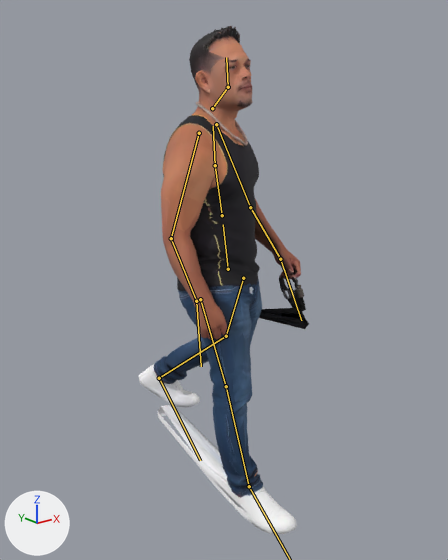
Renders of the glTF model client/assets/citizens/keys-portrait.gltf from each side of a commit.
One viewpoint serves both versions: a camera (50 mm lens) standing at (-1.423, -1.799, 1.569) and looking at (0.03, 0.017, 0.843). The lights are fixed; the arrows at lower left show +X, +Y and +Z. The older version comes first. Both versions are drawn at frame 20 of the action 'Walk'; the numbers are the values there. The bones that bend it are drawn over the model as lines.

Objects in the first picture: 'keys-portrait'.
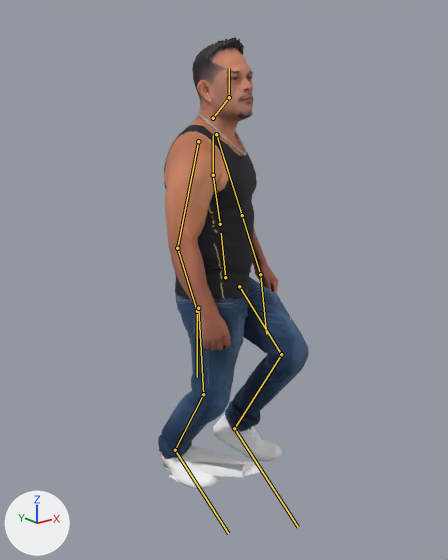
Boxes (x1, y1, x2, y2) around the edits, measured in the pictures (448 x 560 px):
'keys-portrait', posed (11% narrower, 11% shorter)
    before: (139, 26, 309, 534)
    after: (158, 37, 309, 489)
bone 'hips', root to tip
    before: (228, 269) to (223, 224)
    after: (225, 277) to (221, 233)
bone 'spine', root to tip
    before: (222, 215) to (215, 165)
    after: (220, 224) to (213, 175)
bone 'chest', root to tip
    before: (215, 165) to (213, 126)
    after: (213, 175) to (213, 135)
bone 'upperarm.L', root to tip
    before: (216, 124) to (250, 207)
    after: (216, 134) to (242, 215)
bone 'forearm.L', root to tip
    before: (250, 207) to (280, 259)
    after: (242, 215) to (260, 274)
bone 'upperarm.R', root to tip
    before: (199, 133) to (171, 238)
    after: (198, 141) to (177, 248)
bone 'forearm.R', root to tip
    before: (171, 238) to (196, 301)
    after: (177, 248) to (197, 311)
bone 'thigh.L', root to tip
    before: (243, 278) to (226, 336)
    after: (239, 286) to (281, 354)
bone 'shin.L', root to tip
    before: (226, 336) to (159, 378)
    after: (281, 354) to (234, 428)
bone 'foot.L', root to tip
    before: (159, 378) to (200, 460)
    after: (234, 428) to (298, 527)
bone 'thigh.R', root to tip
    before: (200, 299) to (226, 386)
    after: (198, 308) to (203, 394)
bone 'shin.R', root to tip
    before: (226, 386) to (249, 486)
    after: (203, 394) to (175, 450)

What changed in the scene script:
```text
Change bone_hips:
    where bone_hips = bpy.data.objects['keys-portrait_rig'].pose.bones['hips']
    bone_hips.location: (0.0, -0.019, 0.0) -> (-0.006, -0.051, -0.013)
    bone_hips.rotation_quaternion: (0.999, 0.0, -0.038, 0.0) -> (1.0, 0.001, -0.019, -0.005)  # degrees (0, -4, 0) -> degrees (0, -2, -1)
Change bone_spine:
    where bone_spine = bpy.data.objects['keys-portrait_rig'].pose.bones['spine']  # child of 'hips'
    bone_spine.rotation_quaternion: (1.0, 0.026, 0.0, 0.0) -> (1.0, 0.017, 0.0, 0.0)  # degrees (3, 0, 0) -> degrees (2, 0, 0)
Change bone_chest:
    where bone_chest = bpy.data.objects['keys-portrait_rig'].pose.bones['chest']  # child of 'spine'
    bone_chest.rotation_quaternion: (0.999, 0.0, 0.053, 0.0) -> (1.0, 0.006, 0.027, -0.007)  # degrees (0, 6, 0) -> degrees (1, 3, -1)
Change bone_upperarm_l:
    where bone_upperarm_l = bpy.data.objects['keys-portrait_rig'].pose.bones['upperarm.L']  # child of 'chest'
    bone_upperarm_l.rotation_quaternion: (0.995, -0.098, 0.0, 0.0) -> (-0.998, 0.054, 0.028, 0.0)  # degrees (-11, 0, 0) -> degrees (-6, -3, 0)
Change bone_forearm_l:
    where bone_forearm_l = bpy.data.objects['keys-portrait_rig'].pose.bones['forearm.L']  # child of 'upperarm.L'
    bone_forearm_l.rotation_quaternion: (0.983, -0.182, 0.0, 0.0) -> (0.999, -0.041, -0.002, 0.0)  # degrees (-21, 0, 0) -> degrees (-5, 0, 0)
Change bone_upperarm_r:
    where bone_upperarm_r = bpy.data.objects['keys-portrait_rig'].pose.bones['upperarm.R']  # child of 'chest'
    bone_upperarm_r.rotation_quaternion: (0.995, 0.098, 0.0, 0.0) -> (1.0, -0.004, 0.001, 0.0)  # degrees (11, 0, 0) -> degrees (0, 0, 0)
Change bone_forearm_r:
    where bone_forearm_r = bpy.data.objects['keys-portrait_rig'].pose.bones['forearm.R']  # child of 'upperarm.R'
    bone_forearm_r.rotation_quaternion: (0.993, -0.122, 0.0, 0.0) -> (1.0, 0.0, 0.0, 0.0)  # degrees (-14, 0, 0) -> degrees (0, 0, 0)
Change bone_thigh_l:
    where bone_thigh_l = bpy.data.objects['keys-portrait_rig'].pose.bones['thigh.L']  # child of 'hips'
    bone_thigh_l.rotation_quaternion: (0.984, 0.18, 0.0, 0.0) -> (-0.866, 0.499, 0.0, -0.032)  # degrees (21, 0, 0) -> degrees (-60, 2, 3)
Change bone_shin_l:
    where bone_shin_l = bpy.data.objects['keys-portrait_rig'].pose.bones['shin.L']  # child of 'thigh.L'
    bone_shin_l.rotation_quaternion: (0.996, 0.089, 0.0, 0.0) -> (0.821, 0.57, 0.0, -0.014)  # degrees (10, 0, 0) -> degrees (70, 1, -1)
Change bone_foot_l:
    where bone_foot_l = bpy.data.objects['keys-portrait_rig'].pose.bones['foot.L']  # child of 'shin.L'
    bone_foot_l.rotation_quaternion: (0.969, -0.246, 0.0, 0.0) -> (0.965, 0.002, -0.168, -0.2)  # degrees (-28, 0, 0) -> degrees (4, -19, -24)
Change bone_thigh_r:
    where bone_thigh_r = bpy.data.objects['keys-portrait_rig'].pose.bones['thigh.R']  # child of 'hips'
    bone_thigh_r.rotation_quaternion: (0.984, -0.18, 0.0, 0.0) -> (0.994, -0.084, 0.0, 0.067)  # degrees (-21, 0, 0) -> degrees (-10, 1, 8)
Change bone_shin_r:
    where bone_shin_r = bpy.data.objects['keys-portrait_rig'].pose.bones['shin.R']  # child of 'thigh.R'
    bone_shin_r.rotation_quaternion: (0.999, 0.044, 0.0, 0.0) -> (0.94, 0.34, 0.0, -0.018)  # degrees (5, 0, 0) -> degrees (40, 1, -2)
Change bone_foot_r:
    where bone_foot_r = bpy.data.objects['keys-portrait_rig'].pose.bones['foot.R']  # child of 'shin.R'
    bone_foot_r.rotation_quaternion: (0.989, 0.148, 0.0, 0.0) -> (0.964, -0.261, 0.027, -0.036)  # degrees (17, 0, 0) -> degrees (-30, 2, -5)
```
